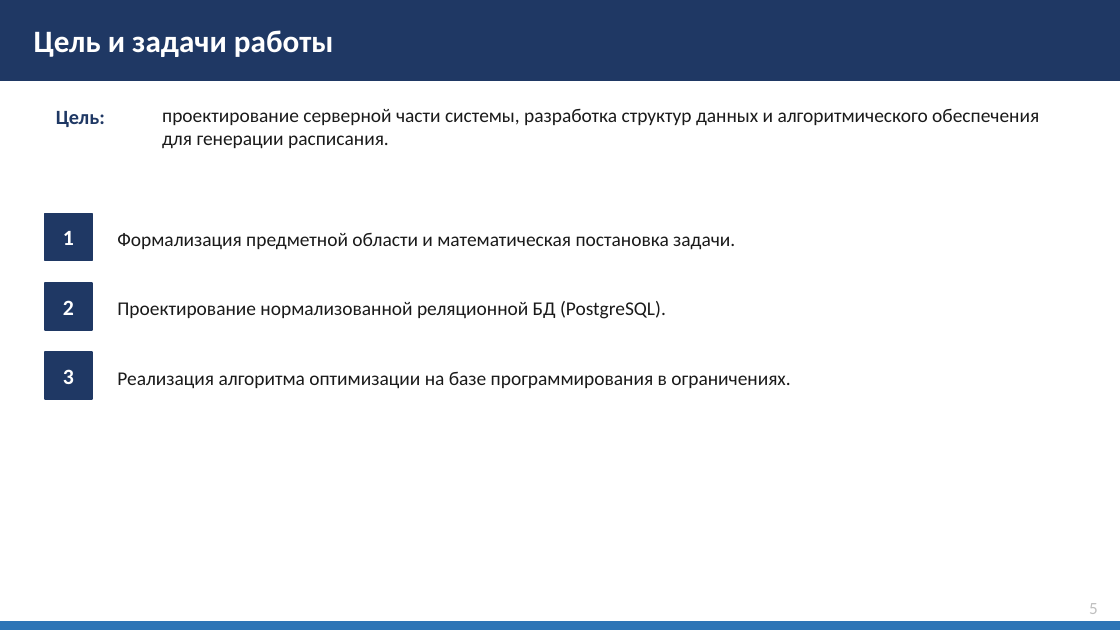
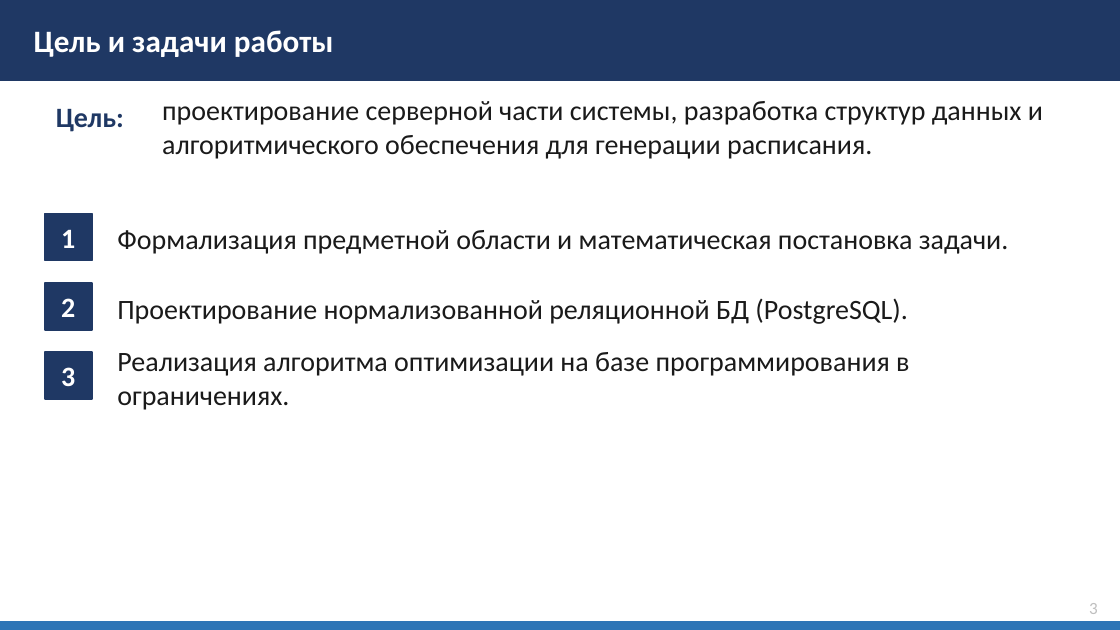
Before and after one commit to Dmitriy8570/Auto-Schedule-For-ASU, a slide deck: slide 3 of Docs/Bardakov_VKR_Final.pptx. Drawn at 1120x630 pixels with LibreOffice and Linux fonts; fonts in the diff are those of the drawing. Boxes give left, top, right and bottom in pixels: in the first picture for what was removed or moved away, otherwise in the second. Text is boxed around its words. In the diff, an @@ line names an element or a change of style, - is before the commit and + after.

```diff
--- a/Docs/Bardakov_VKR_Final.pptx
+++ b/Docs/Bardakov_VKR_Final.pptx
@@ text "Цель:" at (56,109,124,132): size 13 to 18 pt @@
@@ size 14 to 18 pt in 3 elements at (61,229,75,248), (61,298,75,317), (61,367,75,386) @@
@@ size 12.5 to 18 pt in 4 elements at (162,101,1043,159), (117,230,1009,254), (117,299,908,324), (117,352,909,410) @@
@@ text at (1089,603,1098,614): text changed @@
-5
+3
```
Also in this commit, not shown: 9 other slides changed, 3 slides added, 43 other files.
